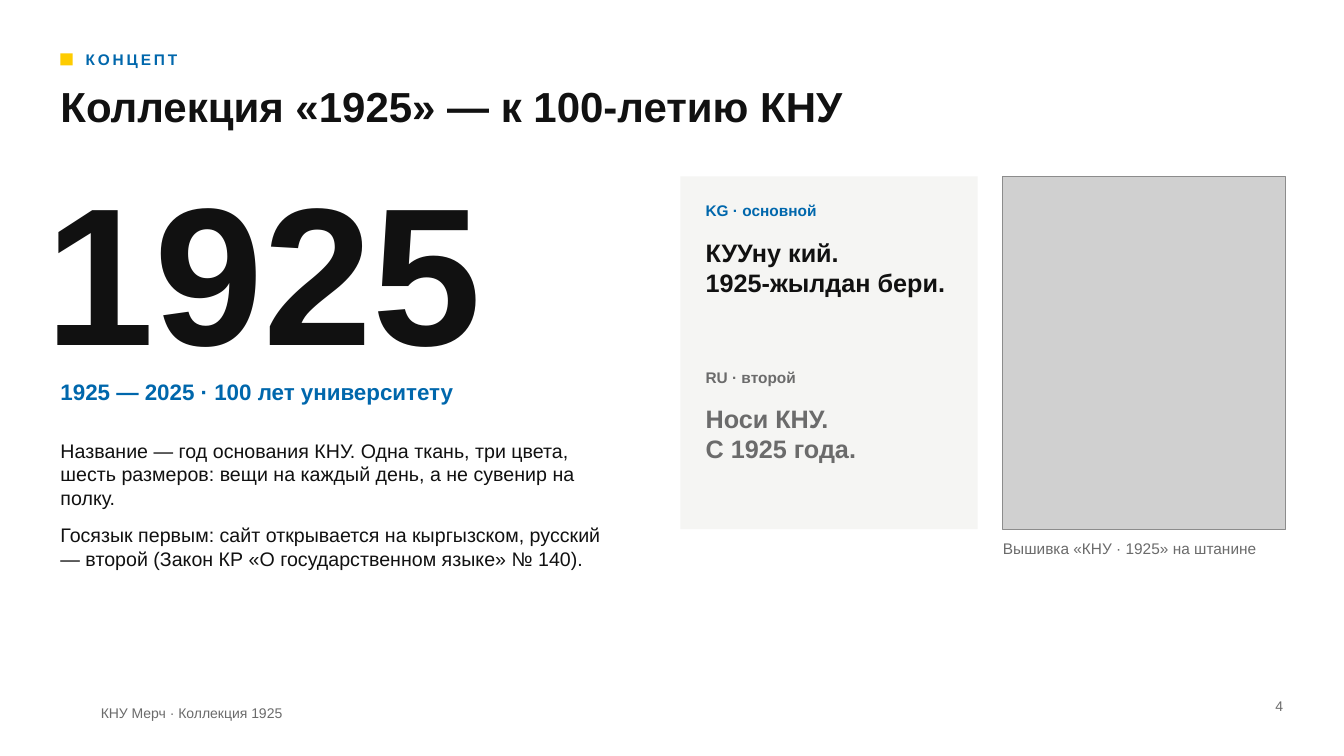
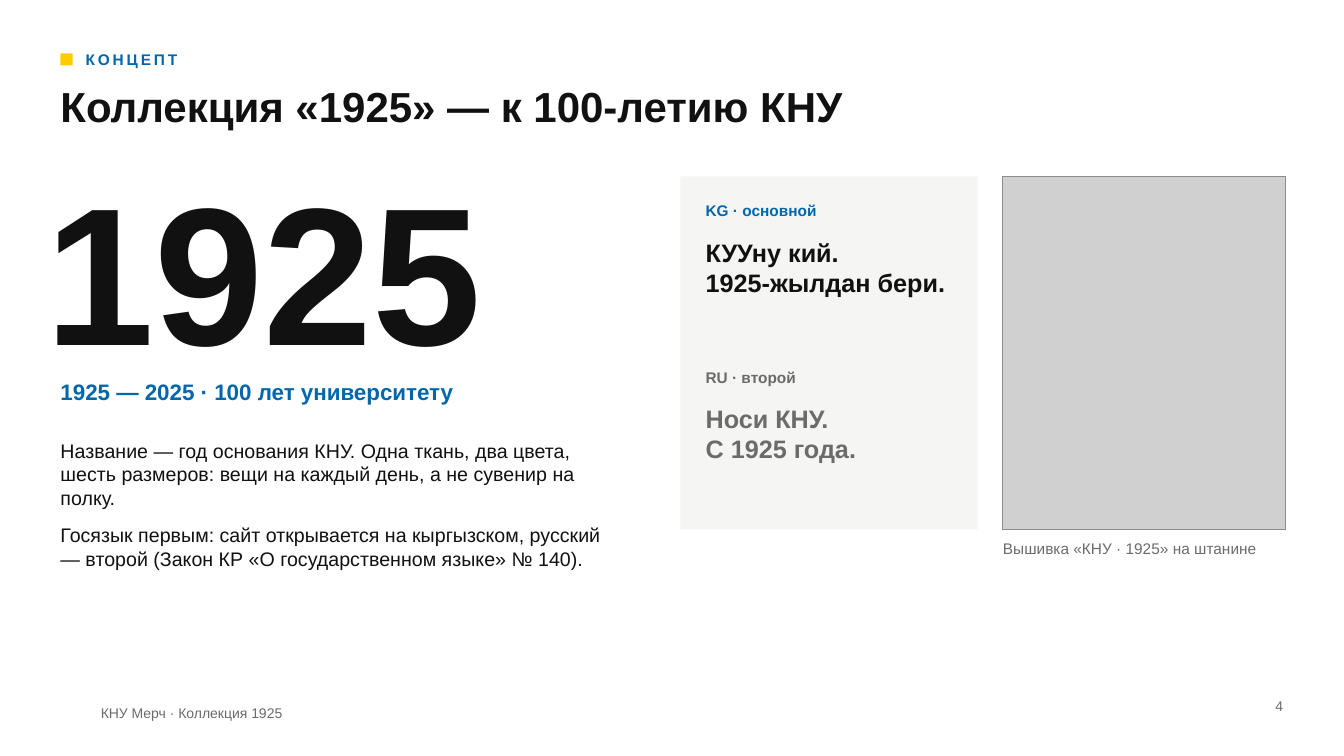
Before and after one commit to mrbokg/KNU-WEB, a slide deck: slide 4 of presentation/knu-merch.pptx. Drawn at 1344x756 pixels with LibreOffice and Linux fonts; fonts in the diff are those of the drawing; grey boxes stand for pictures; background and template pictures are left out. Boxes give left, top, right and bottom in pixels: in the first picture for what was removed or moved away, otherwise in the second. Text is boxed around its words. In the diff, an @@ line names an element or a change of style, - is before the commit and + after.

```diff
--- a/presentation/knu-merch.pptx
+++ b/presentation/knu-merch.pptx
@@ text at box(60, 444, 575, 509): text changed @@
-Название — год основания КНУ. Одна ткань, три цвета, шесть размеров: вещи на каждый день, а не сувенир на полку.
+Название — год основания КНУ. Одна ткань, два цвета, шесть размеров: вещи на каждый день, а не сувенир на полку.
```
Also in this commit, not shown: 4 other slides changed, 19 other files.
